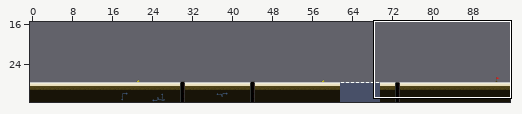
Tiled map: assets/tilemaps/level_1.tmx. The picture above shows the old version from afar; the outline marks the close-up.
Close-up. As it was:
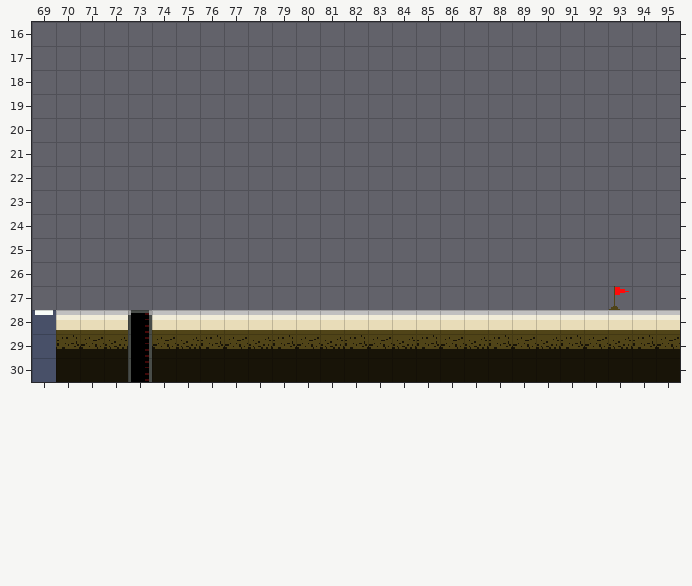
Cells are 16x16 px. Shown: x 69..95, y 16..30. The commit also changed other parts of the map, which this record leaves out. Tiles whose own drawing changed are shown in their newer look in all pictures.
After the commit:
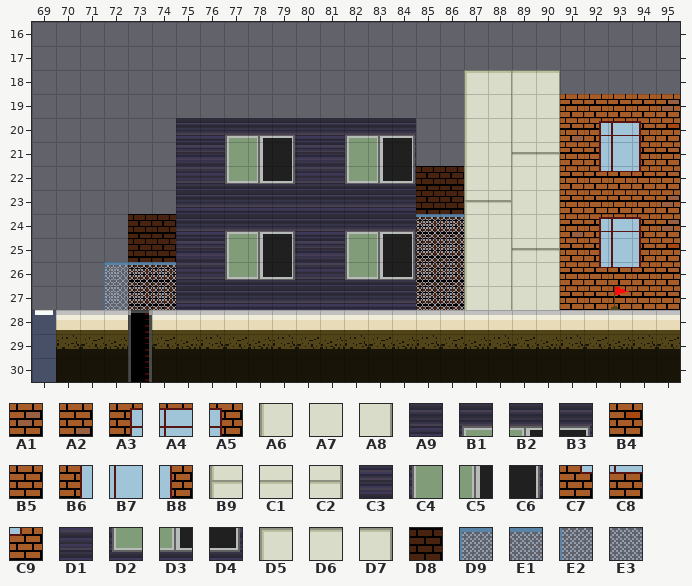
Key: from "bg": A1 1, A2 2, A3 3, A4 4, A5 5, A6 7, A7 8, A8 9, A9 11, B1 13, B2 14, B3 15, B4 17, B5 18, B6 19, B7 20, B8 21, B9 23, C1 24, C2 25, C3 27, C4 29, C5 30, C6 31, C7 35, C8 36, C9 37, D1 43, D2 45, D3 46, D4 47, D5 55, D6 56, D7 57, D8 80, D9 86, E1 87, E2 102, E3 103.
__ is an empty cell.
Tiles of an added or newly shown layer are drawn over the layers below it.
From old to new:
Layer "Background2" (added):
Tile A1 now appears in row 19 at x 95; in rows 23 to 24 at x 95.
Tile A2 now appears in row 20 at x 91; in row 24 at x 91.
Tile A3 now appears in row 20 at x 92; in row 24 at x 92.
Tile A4 now appears in row 20 at x 93; in row 24 at x 93.
Tile A5 now appears in row 20 at x 94; in row 24 at x 94.
Tile A6 now appears in rows 19 to 22 at x 87; in rows 24 to 27 at x 87.
Tile A7 now appears in rows 19 to 20 at x 89; in rows 22 to 24 at x 89; in rows 26 to 27 at x 89.
Tile A8 now appears in rows 19 to 20 at x 88 and 90; in row 21 at x 88; in row 22 at x 88 and 90; in row 23 at x 90; in row 24 at x 88 and 90; in row 25 at x 88.
Tile A8 now appears in rows 26 to 27 at x 88 and 90.
Tile A9 now appears in row 20 at x 75 to 76 and 80 to 81; in row 23 at x 75 to 84; in row 24 at x 75 to 76 and 80 to 81; in row 27 at x 75 to 84.
Tile B1 now appears in row 20 at x 77 and 82; in row 24 at x 77 and 82.
Tile B2 now appears in row 20 at x 78 and 83; in row 24 at x 78 and 83.
Tile B3 now appears in row 20 at x 79 and 84; in row 24 at x 79 and 84.
Tile B4 now appears in row 20 at x 95; in row 25 at x 95.
Tile B5 now appears in row 19 at x 91 to 94; in rows 21 to 22 at x 91 and 95; in row 23 at x 91 to 94; in row 25 at x 91; in row 26 at x 91 and 95; in row 27 at x 91 to 95.
Tile B6 now appears in row 21 at x 92; in row 25 at x 92.
Tile B7 now appears in row 21 at x 93; in row 25 at x 93.
Tile B8 now appears in row 21 at x 94; in row 25 at x 94.
Tile B9 now appears in row 23 at x 87.
Tile C1 now appears in row 21 at x 89; in row 25 at x 89.
Tile C2 now appears in row 21 at x 90; in row 23 at x 88; in row 25 at x 90.
Tile C3 now appears in row 21 at x 75 to 76 and 80 to 81; in row 25 at x 75 to 76 and 80 to 81.
Tile C4 now appears in row 21 at x 77 and 82; in row 25 at x 77 and 82.
Tile C5 now appears in row 21 at x 78 and 83; in row 25 at x 78 and 83.
Tile C6 now appears in row 21 at x 79 and 84; in row 25 at x 79 and 84.
Tile C7 now appears in row 22 at x 92; in row 26 at x 92.
Tile C8 now appears in row 22 at x 93; in row 26 at x 93.
Tile C9 now appears in row 22 at x 94; in row 26 at x 94.
Tile D1 now appears in row 22 at x 75 to 76 and 80 to 81; in row 26 at x 75 to 76 and 80 to 81.
Tile D2 now appears in row 22 at x 77 and 82; in row 26 at x 77 and 82.
Tile D3 now appears in row 22 at x 78 and 83; in row 26 at x 78 and 83.
Tile D4 now appears in row 22 at x 79 and 84; in row 26 at x 79 and 84.
Tile D5 now appears in row 18 at x 87.
Tile D6 now appears in row 18 at x 89.
Tile D7 now appears in row 18 at x 88 and 90.
Tile D8 now appears in rows 22 to 23 at x 85 to 86; in rows 24 to 27 at x 73 to 74 and 85 to 86.
Tile D9 now appears in row 26 at x 72.
Tile E2 now appears in row 27 at x 72.
Layer "Background1" (added):
Tile E1 now appears in row 24 at x 85 to 86; in row 26 at x 73 to 74.
Tile E3 now appears in rows 25 to 26 at x 85 to 86; in row 27 at x 73 to 74 and 85 to 86.
Pixel boxes of the changes (left, top, right, bottom) in both close-ups:
added: (104, 70, 680, 310)
